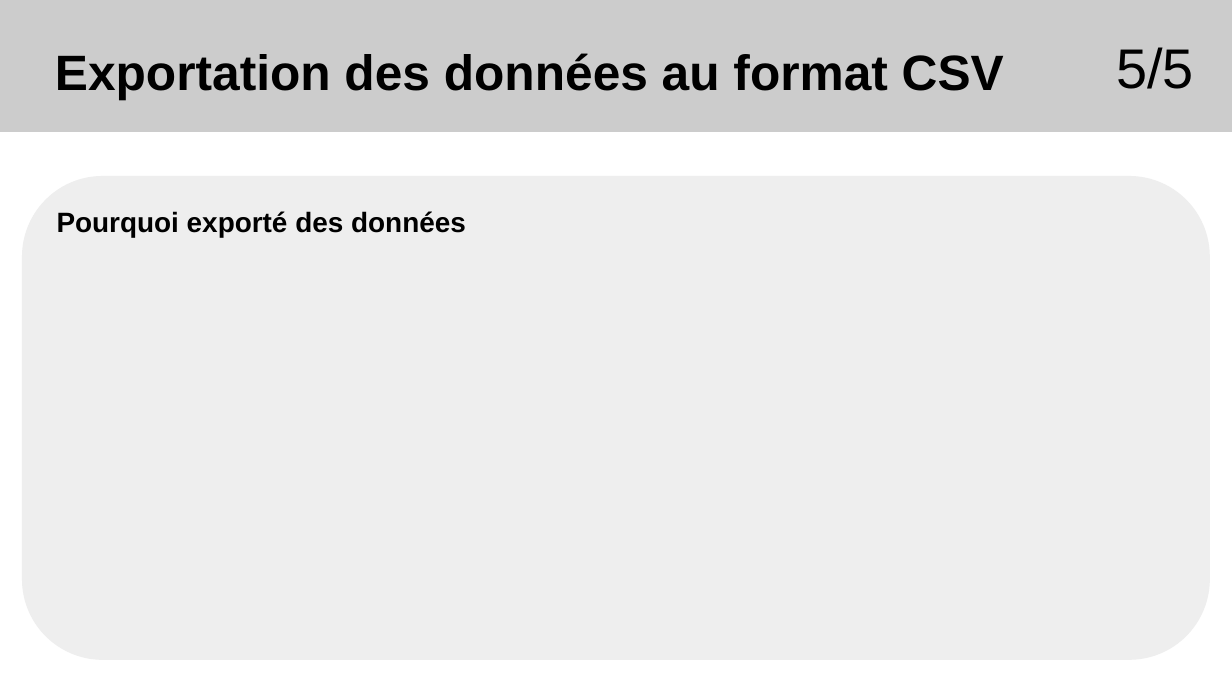
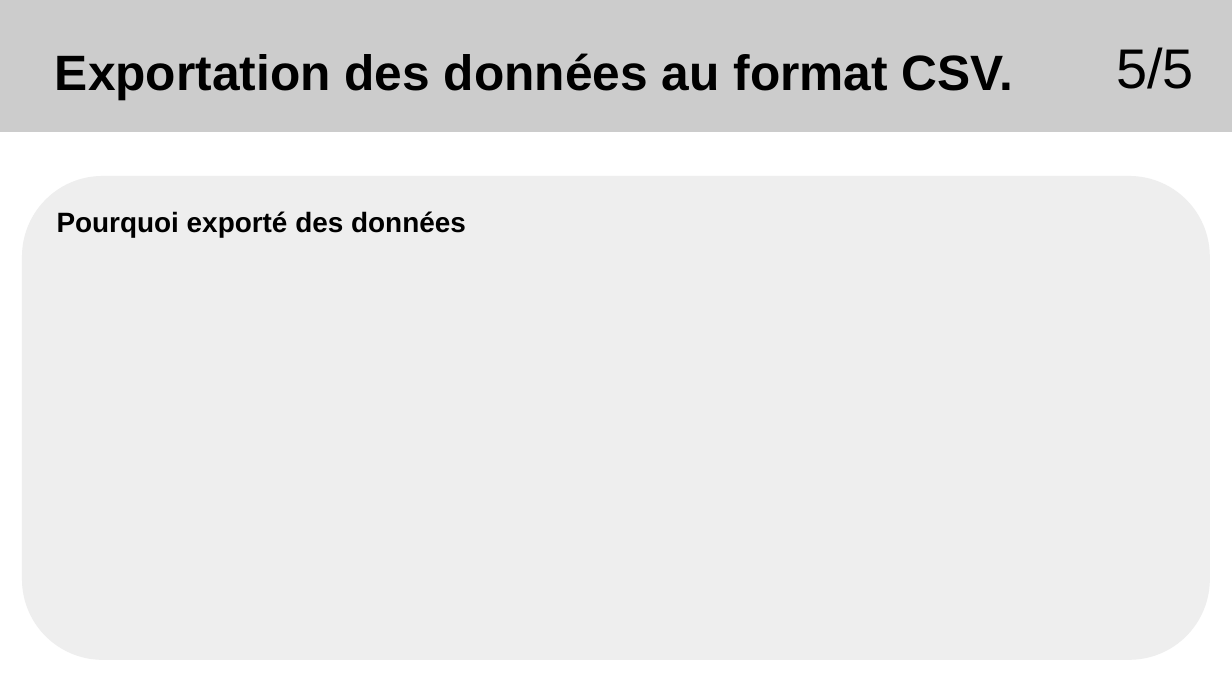
Before and after one commit to Sauvage89/sechoir-houblon, a slide deck: slide 32 of doc/diaporama/revu2/revu2_sauvage.odp (slide 12 before the commit). Drawn at 1232x693 pixels with LibreOffice and Linux fonts; fonts in the diff are those of the drawing. Boxes give left, top, right and bottom in pixels: in the first picture for what was removed or moved away, otherwise in the second. Text is boxed around its words. In the diff, an @@ line names an element or a change of style, - is before the commit and + after.

```diff
--- a/doc/diaporama/revu2/revu2_sauvage.odp
+++ b/doc/diaporama/revu2/revu2_sauvage.odp
@@ text at [55,53,1013,100]: text changed @@
-Exportation des données au format CSV
+Exportation des données au format CSV.
```
Also in this commit, not shown: 5 other slides changed, 23 slides added, 4 other files.
